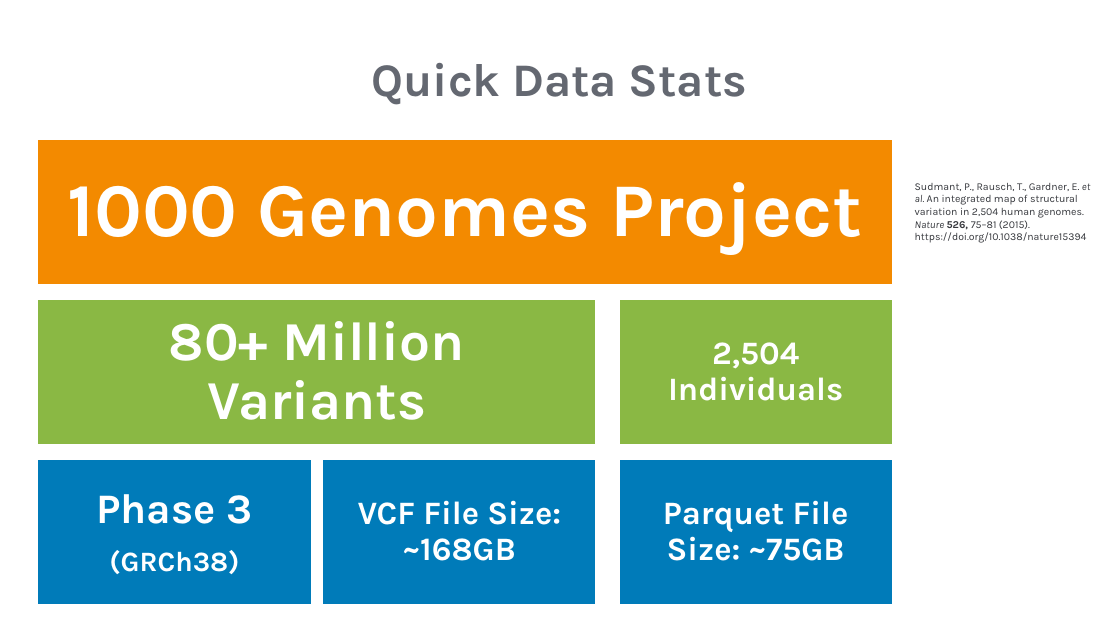
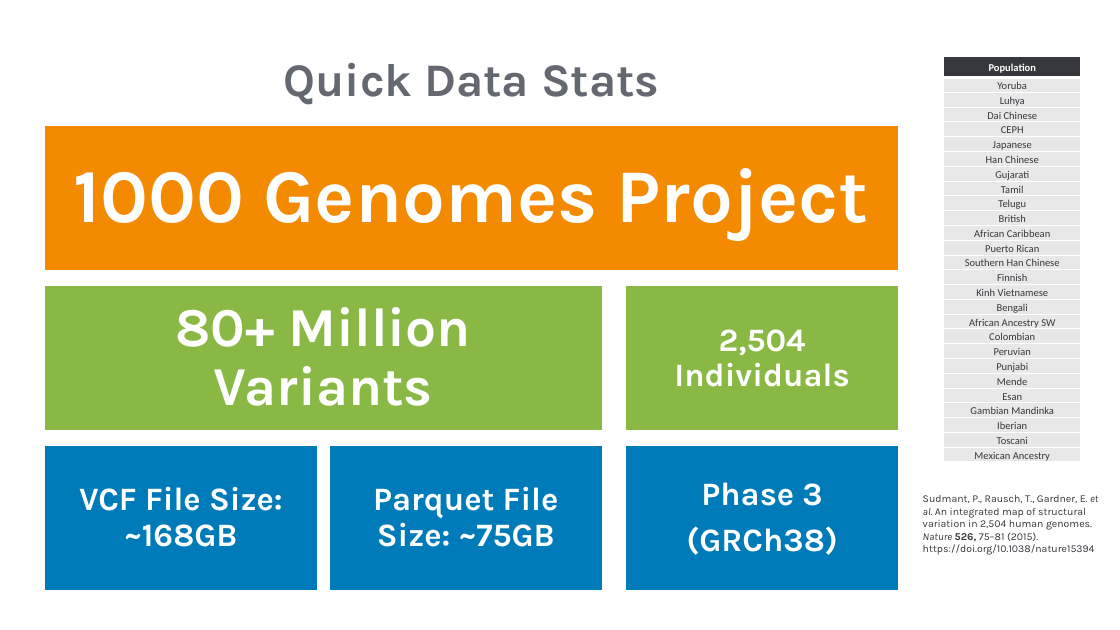
Before and after one commit to BlueGranite/azure-synapse-vcf-analysis, a slide deck: slide 3 of Query Millions of WGS Variants in Minutes with Azure Synapse.pptx. Drawn at 1120x630 pixels with LibreOffice and Linux fonts; fonts in the diff are those of the drawing; background and template pictures are left out. Boxes give left, top, right and bottom in pixels: in the first picture for what was removed or moved away, otherwise in the second. Text is boxed around its words. In the diff, an @@ line names an element or a change of style, - is before the commit and + after.

```diff
--- a/Query Millions of WGS Variants in Minutes with Azure Synapse.pptx
+++ b/Query Millions of WGS Variants in Minutes with Azure Synapse.pptx
@@ title "Quick Data Stats": place and size @@
-title "Quick Data Stats" at [372,63,747,105]
+title "Quick Data Stats" at [284,63,659,105]
@@ table added at [944,57,1081,465], 27 rows, 1 columns @@
+Population
+Yoruba
+Luhya
+Dai Chinese
+CEPH
+Japanese
+Han Chinese
+Gujarati
+Tamil
+Telugu
+British
+African Caribbean
+Puerto Rican
+Southern Han Chinese
+Finnish
+Kinh Vietnamese
+Bengali
+African Ancestry SW
+Colombian
+Peruvian
+Punjabi
+Mende
+Esan
+Gambian Mandinka
+Iberian
+Toscani
+Mexican Ancestry
@@ text "VCF File Size: ~168GB": place and size @@
-text "VCF File Size: ~168GB" at [358,500,561,561]
+text "VCF File Size: ~168GB" at [79,486,283,547]
@@ 6 rectangles, 3 texts: place and size @@
-6 rectangles, 3 texts at [38,139,892,605]
+6 rectangles, 3 texts at [45,126,899,591]
@@ text "Parquet File Size: ~75GB": place and size @@
-text "Parquet File Size: ~75GB" at [663,500,849,561]
+text "Parquet File Size: ~75GB" at [373,486,559,547]
@@ text "Phase 3": place and size @@
-text "Phase 3" at [96,494,252,574]
+text "Phase 3" at [686,482,838,555]
@@ text "Phase 3" at [686,482,838,555]: size 36 to 28 pt in "Phase 3"; size 24 to 28 pt in "(GRCh38)"; less space between paragraphs; more space between paragraphs @@
@@ text "Sudmant, P., Rausch, T., Gardner, ...": place and size @@
-text "Sudmant, P., Rausch, T., Gardner, ..." at [915,183,1090,243]
+text "Sudmant, P., Rausch, T., Gardner, ..." at [923,495,1098,555]
```
Also in this commit, not shown: 1 other slide changed.
